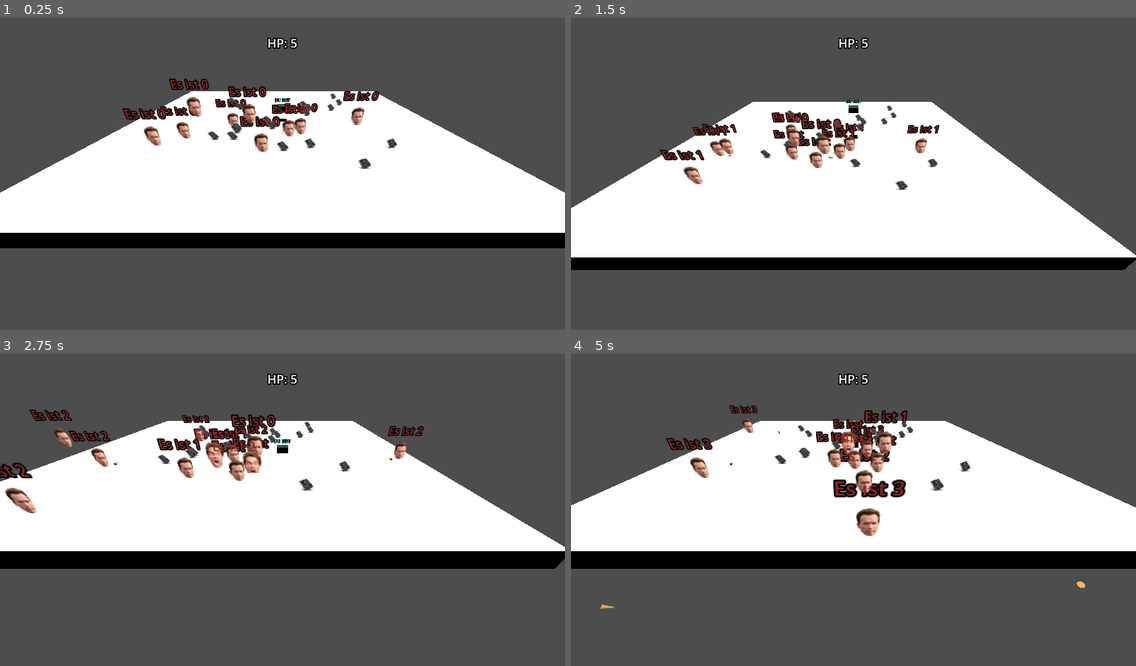
Above: before the commit, frames 1-4 (two rows, left to right).
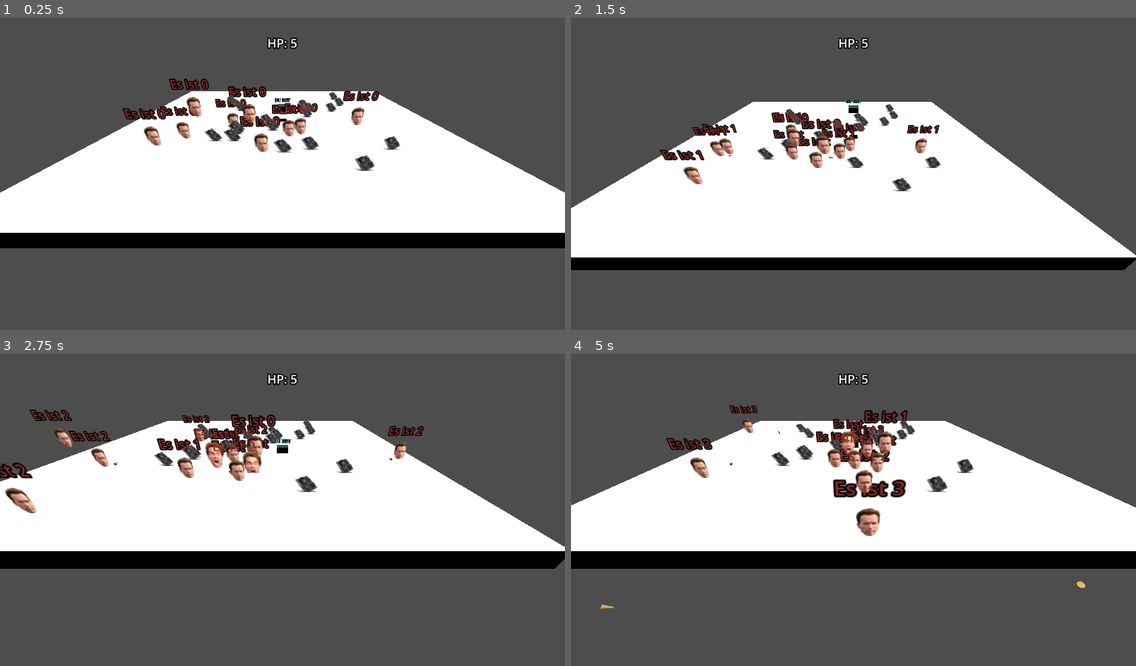
Above: after the commit, the same moments.

Repository: djaessel/godont
Game: Godot game, scene res://main.tscn
Two runs of this game, one before a commit and one after it. Both use one fixed random seed, a clock stepped at 60 frames per second and the inputs below.
Inputs:
- Up to frame 1 (0.25 s): no input
- Up to frame 2 (1.5 s): hold Right (move_right) 0.53-1.28 s; tap Space (jump) at 0.77 s; hold Down (move_back) from 1.28 s (still down)
- Up to frame 3 (2.75 s): tap Space (jump) at 1.52 s; release Down (move_back) at 2.03 s; hold Right (move_right) from 2.03 s (still down)
- Up to frame 4 (5 s): release Right (move_right) at 2.78 s; hold Up (move_forward) 2.78-3.53 s; tap Space (jump) at 3.02, 3.77, 4.52 s; hold Left (move_left) from 3.53 s (still down)

The runs differ from the first frame. In frame 1, 0.7% of the frame differs, in the area x 36-71%, y 23-49%; in frame 2, 0.5%; in frame 3, 0.6%; in frame 4, 0.6%.

Commit message:
food size

Diff:
--- a/food1.tscn
+++ b/food1.tscn
@@ -13,5 +13,5 @@
 shape = SubResource("CapsuleShape3D_0t78k")
 
 [node name="FoodSprite1" type="Sprite3D" parent="."]
-pixel_size = 0.005
+pixel_size = 0.0075
 texture = ExtResource("1_3y3en")
